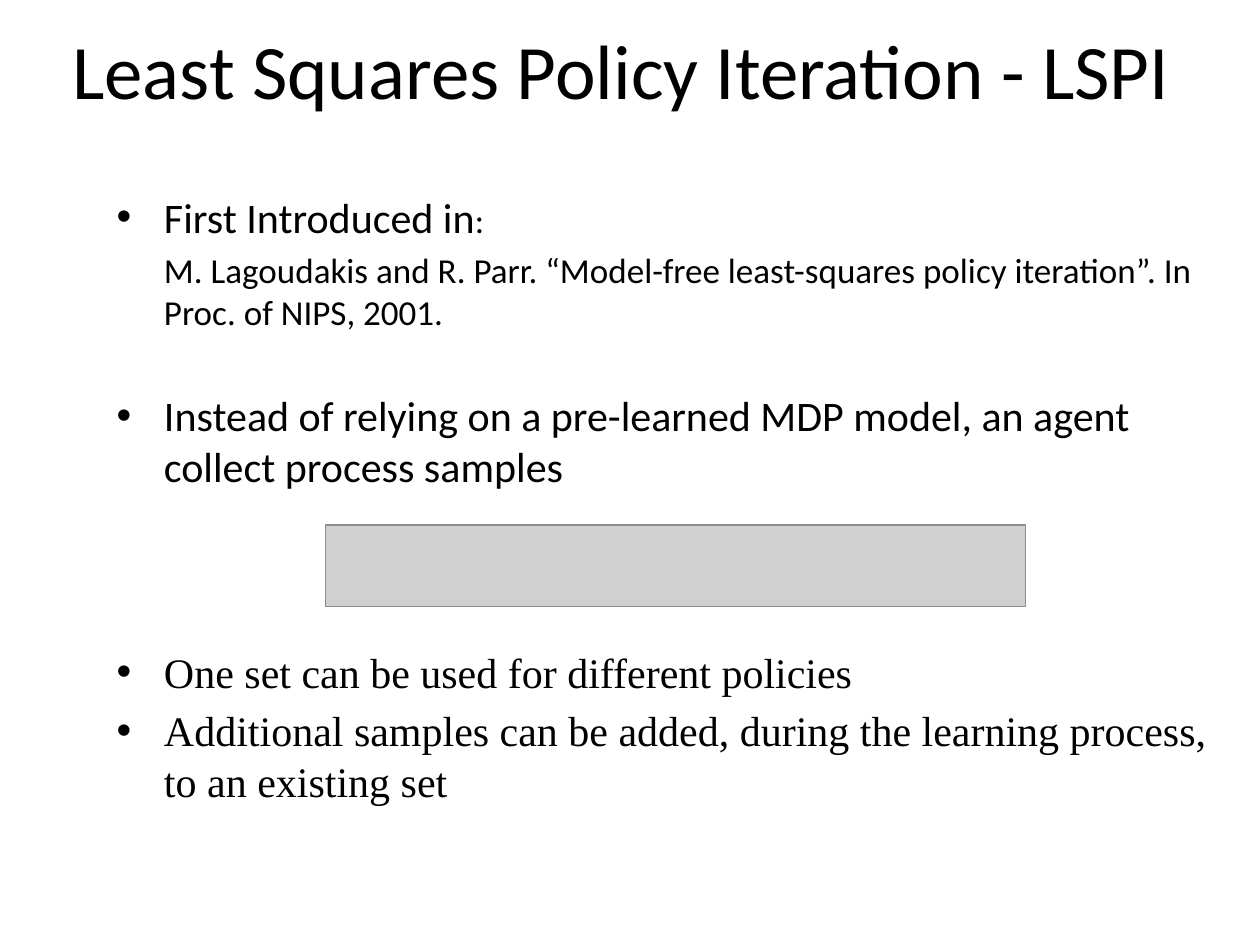
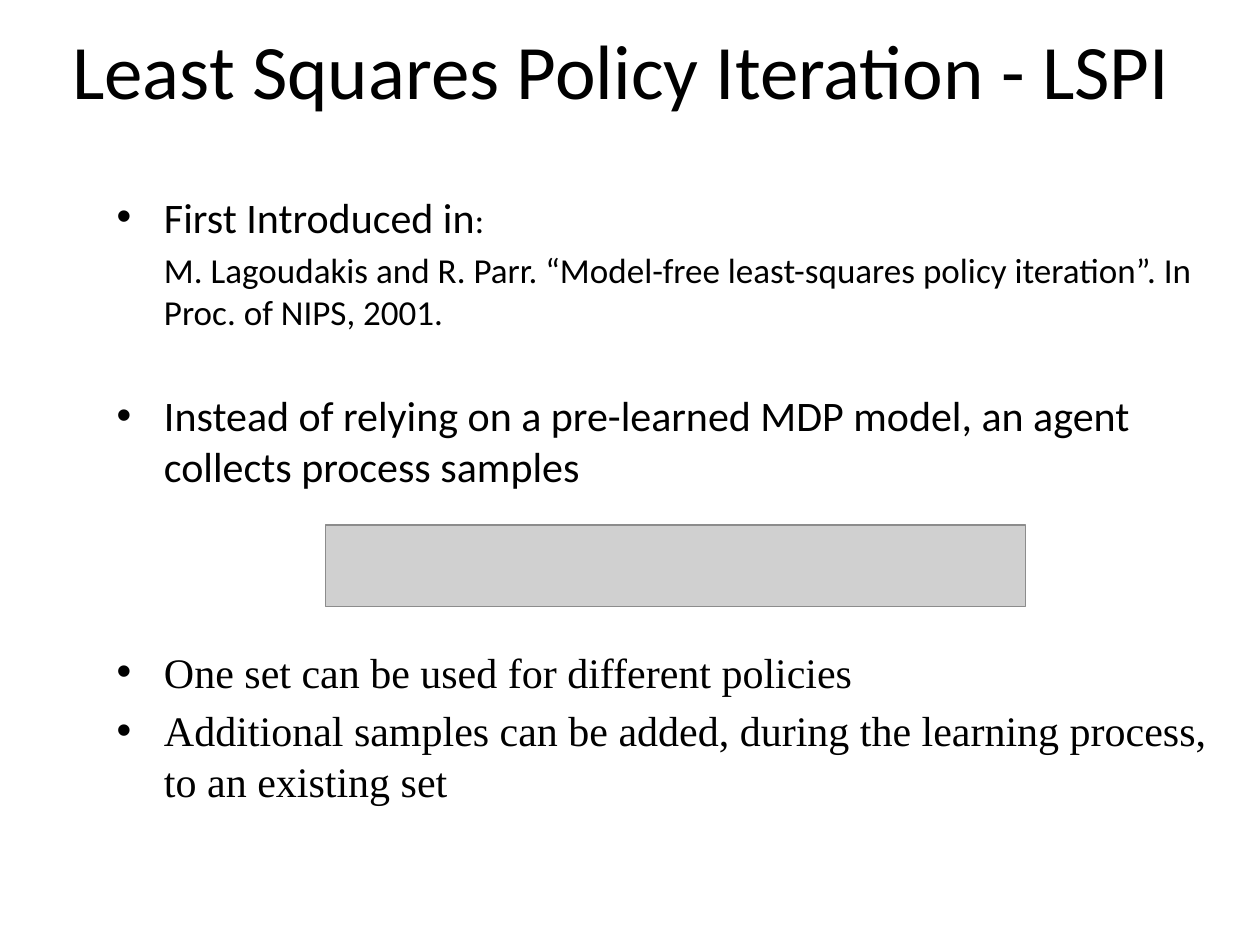
Before and after one commit to ro1208984/learning.java, a slide deck: slide 25 of Mobile Day presentation.pptx (slide 26 before the commit). Drawn at 1260x945 pixels with LibreOffice and Linux fonts; fonts in the diff are those of the drawing; grey boxes stand for pictures. Boxes give left, top, right and bottom in pixels: in the first picture for what was removed or moved away, otherwise in the second. Text is boxed around its words. In the diff, an @@ line names an element or a change of style, - is before the commit and + after.

```diff
--- a/Mobile Day presentation.pptx
+++ b/Mobile Day presentation.pptx
@@ text at bbox=[164, 401, 1129, 489]: text changed @@
-• Instead of relying on a pre-learned MDP model, an agent collect process samples
+• Instead of relying on a pre-learned MDP model, an agent collects process samples
```
Also in this commit, not shown: 16 other slides changed, 5 slides added, 2 slides removed.
